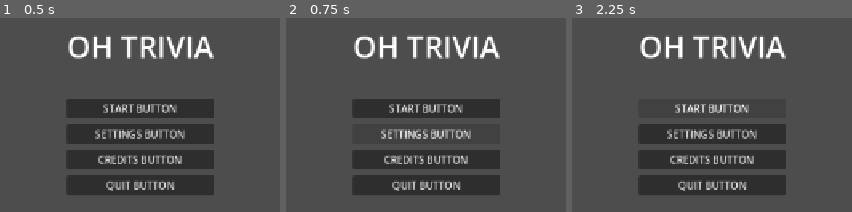
Above: before the commit, frames 1-3 (left to right).
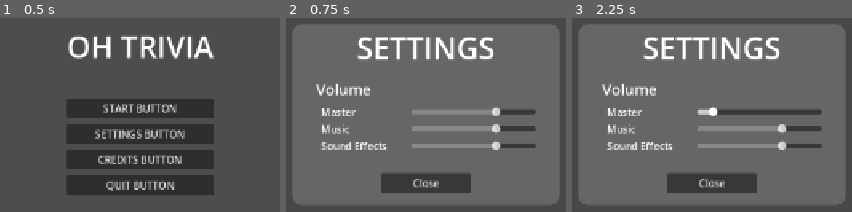
Above: after the commit, the same moments.

Repository: Mr-Patipa/Rockstair-Brackeys-Game-Jam-2026
Game: Godot game, scene res://Scenes/BaseGameScenes/MainMenu.tscn
Same seed, same stepped clock (60 frames per second), same inputs: the game is played once before the commit and once after it.
Inputs:
- Up to frame 1 (0.5 s): no input
- Up to frame 2 (0.75 s): click "SETTINGS BUTTON" at 0.5 s
- Up to frame 3 (2.25 s): click "CREDITS BUTTON" at 1.25 s; click "START BUTTON" at 2 s

Frame 1 is identical in both runs. In frame 2, 81% of the frame differs, in the area x 2-98%, y 3-96%; in frame 3, 81%.

Commit message:
Working Main Menu Credits & Settings Button

Diff:
--- a/brackey's-game/Scenes/BaseGameScenes/MainGame.tscn
+++ b/brackey's-game/Scenes/BaseGameScenes/MainGame.tscn
@@ -1,4 +1,6 @@
 [gd_scene format=3 uid="uid://c53pwb5sk4s4e"]
+
+[ext_resource type="PackedScene" uid="uid://cyttakvvvr38w" path="res://Scenes/OverlayScenes/Settings.tscn" id="1_aaj0j"]
 
 [node name="MainGame" type="Control" unique_id=2077785845]
 layout_mode = 3
@@ -7,3 +9,7 @@
 anchor_bottom = 1.0
 grow_horizontal = 2
 grow_vertical = 2
+
+[node name="Settings" parent="." unique_id=828987176 instance=ExtResource("1_aaj0j")]
+visible = false
+layout_mode = 1
--- a/brackey's-game/Scenes/BaseGameScenes/MainMenu.tscn
+++ b/brackey's-game/Scenes/BaseGameScenes/MainMenu.tscn
@@ -1,9 +1,10 @@
 [gd_scene format=3 uid="uid://cwjxyhm8sjs5f"]
 
 [ext_resource type="Script" uid="uid://dlu6sk2bkuhjb" path="res://Scripts/main_menu.gd" id="1_2v2qq"]
-[ext_resource type="PackedScene" uid="uid://c53pwb5sk4s4e" path="res://Scenes/BaseGameScenes/MainGame.tscn" id="2_bmia4"]
+[ext_resource type="PackedScene" uid="uid://cyttakvvvr38w" path="res://Scenes/OverlayScenes/Settings.tscn" id="2_2v2qq"]
+[ext_resource type="PackedScene" uid="uid://cvhb4hw1poa8p" path="res://Scenes/OverlayScenes/Credits.tscn" id="3_bmia4"]
 
-[node name="MainMenu" type="Control" unique_id=1439119883 node_paths=PackedStringArray("start_button", "settings_button", "credits_button", "exit_button")]
+[node name="MainMenu" type="Control" unique_id=1439119883]
 layout_mode = 3
 anchors_preset = 15
 anchor_right = 1.0
@@ -11,11 +12,6 @@
 grow_horizontal = 2
 grow_vertical = 2
 script = ExtResource("1_2v2qq")
-start_button = NodePath("VBoxContainer2/VBoxContainer/StartButton")
-settings_button = NodePath("VBoxContainer2/VBoxContainer/SettingsButton")
-credits_button = NodePath("VBoxContainer2/VBoxContainer/CreditsButton")
-exit_button = NodePath("VBoxContainer2/VBoxContainer/ExitButton")
-main_game = ExtResource("2_bmia4")
 
 [node name="VBoxContainer2" type="VBoxContainer" parent="." unique_id=2079394179]
 layout_mode = 1
@@ -57,3 +53,11 @@
 [node name="ExitButton" type="Button" parent="VBoxContainer2/VBoxContainer" unique_id=1844401125]
 layout_mode = 2
 text = "QUIT BUTTON"
+
+[node name="Settings" parent="." unique_id=828987176 instance=ExtResource("2_2v2qq")]
+visible = false
+layout_mode = 1
+
+[node name="Credits" parent="." unique_id=144372214 instance=ExtResource("3_bmia4")]
+visible = false
+layout_mode = 1
--- /dev/null
+++ b/brackey's-game/Scenes/OverlayScenes/Credits.tscn
@@ -0,0 +1,126 @@
+[gd_scene format=3 uid="uid://cvhb4hw1poa8p"]
+
+[ext_resource type="Script" uid="uid://dhgsne35genns" path="res://Scenes/OverlayScenes/credits.gd" id="1_1dx33"]
+
+[sub_resource type="StyleBoxFlat" id="StyleBoxFlat_5ypx0"]
+bg_color = Color(0.40233153, 0.4023316, 0.4023314, 1)
+corner_radius_top_left = 16
+corner_radius_top_right = 16
+corner_radius_bottom_right = 16
+corner_radius_bottom_left = 16
+expand_margin_left = 24.0
+expand_margin_top = 24.0
+expand_margin_right = 24.0
+expand_margin_bottom = 40.0
+
+[node name="Credits" type="Control" unique_id=144372214 node_paths=PackedStringArray("close_button")]
+layout_mode = 3
+anchors_preset = 15
+anchor_right = 1.0
+anchor_bottom = 1.0
+grow_horizontal = 2
+grow_vertical = 2
+script = ExtResource("1_1dx33")
+close_button = NodePath("Panel2/VBoxContainer2/MarginContainer/Close")
+
+[node name="ColorRect" type="ColorRect" parent="." unique_id=1783599823]
+layout_mode = 1
+anchors_preset = 15
+anchor_right = 1.0
+anchor_bottom = 1.0
+grow_horizontal = 2
+grow_vertical = 2
+color = Color(0, 0, 0, 0.05882353)
+
+[node name="Panel2" type="Panel" parent="." unique_id=1399302641]
+layout_mode = 1
+anchors_preset = -1
+anchor_left = 0.3515625
+anchor_top = 0.34270832
+anchor_right = 0.6484375
+anchor_bottom = 0.65729165
+offset_top = 1.5258789e-05
+offset_bottom = -1.5
+grow_horizontal = 2
+grow_vertical = 2
+theme_override_styles/panel = SubResource("StyleBoxFlat_5ypx0")
+metadata/_edit_use_anchors_ = true
+
+[node name="VBoxContainer2" type="VBoxContainer" parent="Panel2" unique_id=328594666]
+layout_mode = 1
+anchors_preset = 8
+anchor_left = 0.5
+anchor_top = 0.5
+anchor_right = 0.5
+anchor_bottom = 0.5
+offset_left = -176.0
+offset_top = -101.0
+offset_right = 176.0
+offset_bottom = 101.0
+grow_horizontal = 2
+grow_vertical = 2
+theme_override_constants/separation = 16
+
+[node name="Label" type="Label" parent="Panel2/VBoxContainer2" unique_id=1878118323]
+layout_mode = 2
+theme_override_font_sizes/font_size = 48
+text = "CREDITS"
+horizontal_alignment = 1
+
+[node name="HBoxContainer" type="HBoxContainer" parent="Panel2/VBoxContainer2" unique_id=716335563]
+layout_mode = 2
+theme_override_constants/separation = 32
+alignment = 1
+
+[node name="VBoxContainer" type="VBoxContainer" parent="Panel2/VBoxContainer2/HBoxContainer" unique_id=1490620588]
+layout_mode = 2
+theme_override_constants/separation = 8
+
+[node name="Label" type="Label" parent="Panel2/VBoxContainer2/HBoxContainer/VBoxContainer" unique_id=1195610075]
+layout_mode = 2
+theme_override_font_sizes/font_size = 20
+text = "Questions"
+
+[node name="Label2" type="Label" parent="Panel2/VBoxContainer2/HBoxContainer/VBoxContainer" unique_id=559178640]
+layout_mode = 2
+theme_override_font_sizes/font_size = 20
+text = "Programming"
+
+[node name="Label3" type="Label" parent="Panel2/VBoxContainer2/HBoxContainer/VBoxContainer" unique_id=393467064]
+layout_mode = 2
+theme_override_font_sizes/font_size = 20
+text = "Art"
+
+[node name="VBoxContainer3" type="VBoxContainer" parent="Panel2/VBoxContainer2/HBoxContainer" unique_id=1676894770]
+layout_mode = 2
+theme_override_constants/separation = 8
+alignment = 2
+
+[node name="Label" type="Label" parent="Panel2/VBoxContainer2/HBoxContainer/VBoxContainer3" unique_id=677237908]
+layout_mode = 2
+theme_override_font_sizes/font_size = 20
+text = "Hue"
+horizontal_alignment = 2
+
+[node name="Label2" type="Label" parent="Panel2/VBoxContainer2/HBoxContainer/VBoxContainer3" unique_id=932367675]
+layout_mode = 2
+theme_override_font_sizes/font_size = 20
+text = "Vorltzs, Plumtester"
+horizontal_alignment = 2
+
+[node name="Label3" type="Label" parent="Panel2/VBoxContainer2/HBoxContainer/VBoxContainer3" unique_id=213289292]
+layout_mode = 2
+theme_override_font_sizes/font_size = 20
+text = "Mika"
+horizontal_alignment = 2
+
+[node name="MarginContainer" type="MarginContainer" parent="Panel2/VBoxContainer2" unique_id=482680134]
+layout_mode = 2
+theme_override_constants/margin_left = 104
+theme_override_constants/margin_top = 16
+theme_override_constants/margin_right = 104
+
+[node name="Close" type="Button" parent="Panel2/VBoxContainer2/MarginContainer" unique_id=990863702]
+custom_minimum_size = Vector2(24, 32)
+layout_mode = 2
+text = "Close"
--- a/brackey's-game/Scenes/BaseGameScenes/Settings.tscn
+++ b/brackey's-game/Scenes/OverlayScenes/Settings.tscn
@@ -1,6 +1,6 @@
 [gd_scene format=3 uid="uid://cyttakvvvr38w"]
 
-[ext_resource type="Script" uid="uid://c4w7pgdrpul2p" path="res://Scenes/BaseGameScenes/settings.gd" id="1_covvd"]
+[ext_resource type="Script" uid="uid://c4w7pgdrpul2p" path="res://Scripts/settings.gd" id="1_covvd"]
 
 [sub_resource type="StyleBoxFlat" id="StyleBoxFlat_mr0gp"]
 bg_color = Color(0.40233153, 0.4023316, 0.4023314, 1)
@@ -9,11 +9,11 @@
 corner_radius_bottom_right = 16
 corner_radius_bottom_left = 16
 expand_margin_left = 24.0
-expand_margin_top = 8.0
+expand_margin_top = 24.0
 expand_margin_right = 24.0
-expand_margin_bottom = 24.0
+expand_margin_bottom = 40.0
 
-[node name="Settings" type="Control" unique_id=828987176 node_paths=PackedStringArray("master_h_slider", "music_h_slider", "sfx_h_slider", "resolution_option")]
+[node name="Settings" type="Control" unique_id=828987176 node_paths=PackedStringArray("master_h_slider", "music_h_slider", "sfx_h_slider", "close_button")]
 layout_mode = 3
 anchors_preset = 15
 anchor_right = 1.0
@@ -24,29 +24,44 @@
 master_h_slider = NodePath("Panel/VBoxContainer2/VOLUME/Volume_MarginContainer/VBoxContainer/HBoxContainer/Master_HSlider")
 music_h_slider = NodePath("Panel/VBoxContainer2/VOLUME/Volume_MarginContainer/VBoxContainer/HBoxContainer2/Music_HSlider")
 sfx_h_slider = NodePath("Panel/VBoxContainer2/VOLUME/Volume_MarginContainer/VBoxContainer/HBoxContainer3/SFX_HSlider")
-resolution_option = NodePath("Panel/VBoxContainer2/DISPLAY/MarginContainer/VBoxContainer/HBoxContainer/OptionButton")
+close_button = NodePath("Panel/VBoxContainer2/MarginContainer/Close")
+
+[node name="ColorRect" type="ColorRect" parent="." unique_id=306467911]
+layout_mode = 1
+anchors_preset = 15
+anchor_right = 1.0
+anchor_bottom = 1.0
+grow_horizontal = 2
+grow_vertical = 2
+color = Color(0, 0, 0, 0.05882353)
 
 [node name="Panel" type="Panel" parent="." unique_id=310904691]
+layout_mode = 1
+anchors_preset = -1
+anchor_left = 0.3515625
+anchor_top = 0.34270832
+anchor_right = 0.6484375
+anchor_bottom = 0.65729165
+offset_top = 1.5258789e-05
+offset_bottom = -1.5
+grow_horizontal = 2
+grow_vertical = 2
+theme_override_styles/panel = SubResource("StyleBoxFlat_mr0gp")
+metadata/_edit_use_anchors_ = true
+
+[node name="VBoxContainer2" type="VBoxContainer" parent="Panel" unique_id=648004674]
 layout_mode = 1
 anchors_preset = 8
 anchor_left = 0.5
 anchor_top = 0.5
 anchor_right = 0.5
 anchor_bottom = 0.5
-offset_left = -190.0
-offset_top = -169.5
-offset_right = 190.0
-offset_bottom = 169.5
+offset_left = -176.0
+offset_top = -101.0
+offset_right = 176.0
+offset_bottom = 101.0
 grow_horizontal = 2
 grow_vertical = 2
-theme_override_styles/panel = SubResource("StyleBoxFlat_mr0gp")
-
-[node name="VBoxContainer2" type="VBoxContainer" parent="Panel" unique_id=648004674]
-layout_mode = 0
-offset_left = 24.0
-offset_top = 24.0
-offset_right = 356.0
-offset_bottom = 315.0
 theme_override_constants/separation = 16
 
 [node name="Label" type="Label" parent="Panel/VBoxContainer2" unique_id=94359861]
@@ -132,41 +147,13 @@
 value = 0.7
 ticks_on_borders = true
 
-[node name="DISPLAY" type="VBoxContainer" parent="Panel/VBoxContainer2" unique_id=1489359086]
+[node name="MarginContainer" type="MarginContainer" parent="Panel/VBoxContainer2" unique_id=1187838335]
 layout_mode = 2
-theme_override_constants/separation = 8
+theme_override_constants/margin_left = 104
+theme_override_constants/margin_top = 16
+theme_override_constants/margin_right = 104
 
-[node name="Display" type="Label" parent="Panel/VBoxContainer2/DISPLAY" unique_id=1076615859]
+[node name="Close" type="Button" parent="Panel/VBoxContainer2/MarginContainer" unique_id=1768261019]
+custom_minimum_size = Vector2(24, 32)
 layout_mode = 2
-theme_override_font_sizes/font_size = 24
-text = "Display"
-
-[node name="MarginContainer" type="MarginContainer" parent="Panel/VBoxContainer2/DISPLAY" unique_id=1915918804]
-layout_mode = 2
-theme_override_constants/margin_left = 8
-
-[node name="VBoxContainer" type="VBoxContainer" parent="Panel/VBoxContainer2/DISPLAY/MarginContainer" unique_id=1282775374]
-layout_mode = 2
-
-[node name="HBoxContainer" type="HBoxContainer" parent="Panel/VBoxContainer2/DISPLAY/MarginContainer/VBoxContainer" unique_id=1488810870]
-layout_mode = 2
-theme_override_constants/separation = 24
-alignment = 1
-
-[node name="Master" type="Label" parent="Panel/VBoxContainer2/DISPLAY/MarginContainer/VBoxContainer/HBoxContainer" unique_id=1509021088]
-custom_minimum_size = Vector2(120, 0)
-layout_mode = 2
-text = "Resolution"
-vertical_alignment = 1
-
-[node name="OptionButton" type="OptionButton" parent="Panel/VBoxContainer2/DISPLAY/MarginContainer/VBoxContainer/HBoxContainer" unique_id=793153661]
-custom_minimum_size = Vector2(200, 0)
-layout_mode = 2
-selected = 2
-item_count = 3
-popup/item_0/text = "1920x1080"
-popup/item_0/id = 0
-popup/item_1/text = "1600x900"
-popup/item_1/id = 1
-popup/item_2/text = "1280x720"
-popup/item_2/id = 2
+text = "Close"
--- /dev/null
+++ b/brackey's-game/Scenes/OverlayScenes/credits.gd
@@ -0,0 +1,12 @@
+extends Control
+
+@export var close_button: Button
+
+@onready var credits: Control = $"."
+
+# Called when the node enters the scene tree for the first time.
+func _ready() -> void:
+	close_button.pressed.connect(_on_close_button_pressed)
+
+func _on_close_button_pressed() -> void:
+	credits.visible = not credits.visible
--- a/brackey's-game/Scripts/main_menu.gd
+++ b/brackey's-game/Scripts/main_menu.gd
@@ -1,12 +1,12 @@
 extends Control
 
-@export var start_button: Button
-@export var settings_button: Button
-@export var credits_button: Button
-@export var exit_button: Button
+@onready var start_button: Button = $VBoxContainer2/VBoxContainer/StartButton
+@onready var settings_button: Button = $VBoxContainer2/VBoxContainer/SettingsButton
+@onready var credits_button: Button = $VBoxContainer2/VBoxContainer/CreditsButton
+@onready var exit_button: Button = $VBoxContainer2/VBoxContainer/ExitButton
+@onready var settings_overlay: Control = $Settings
+@onready var credits_overlay: Control = $Credits
 
-
-@export var main_game: PackedScene
 
 # Called when the node enters the scene tree for the first time.
 func _ready() -> void:
@@ -20,10 +20,10 @@
 	pass
 
 func _on_settings_button_pressed() -> void:
-	pass
+	settings_overlay.visible = not settings_overlay.visible
 
 func _on_credits_button_pressed() -> void:
-	pass
+	credits_overlay.visible = not credits_overlay.visible
 
 func _on_exit_button_pressed() -> void:
 	get_tree().quit()
--- a/brackey's-game/Scenes/BaseGameScenes/settings.gd
+++ b/brackey's-game/Scripts/settings.gd
@@ -14,8 +14,11 @@
 var music_bus_id
 var sfx_bus_id
 
-@export_group("Display")
-@export var resolution_option: OptionButton
+@export_group("Menu Button")
+@export var close_button: Button
+
+@onready var settings: Control = $"."
+
 
 # Called when the node enters the scene tree for the first time.
 func _ready() -> void:
@@ -28,8 +31,7 @@
 	music_bus_id = AudioServer.get_bus_index(music_audio_bus)
 	sfx_bus_id =AudioServer.get_bus_index(sfx_audio_bus)
 
-	#DISPLAY
-	resolution_option.item_selected.connect(_on_screen_resolution_selected)
+	close_button.pressed.connect(_on_close_button_pressed)
 
 
 func _on_master_volume_changed(value) -> void:
@@ -41,13 +43,5 @@
 func _on_sfx_volume_changed(value) -> void:
 	AudioServer.set_bus_volume_linear(sfx_bus_id, value)
 
-
-
-func _on_screen_resolution_selected(index) -> void:
-	match index:
-		0:
-			DisplayServer.window_set_size(Vector2i(1920, 1080))
-		1:
-			DisplayServer.window_set_size(Vector2i(1600, 900))
-		2:
-			DisplayServer.window_set_size(Vector2i(1280, 720))
+func _on_close_button_pressed() -> void:
+	settings.visible = not settings.visible
Not shown, added: brackey's-game/Scenes/OverlayScenes/credits.gd.uid
Renamed: brackey's-game/Scenes/BaseGameScenes/settings.gd.uid -> brackey's-game/Scripts/settings.gd.uid
